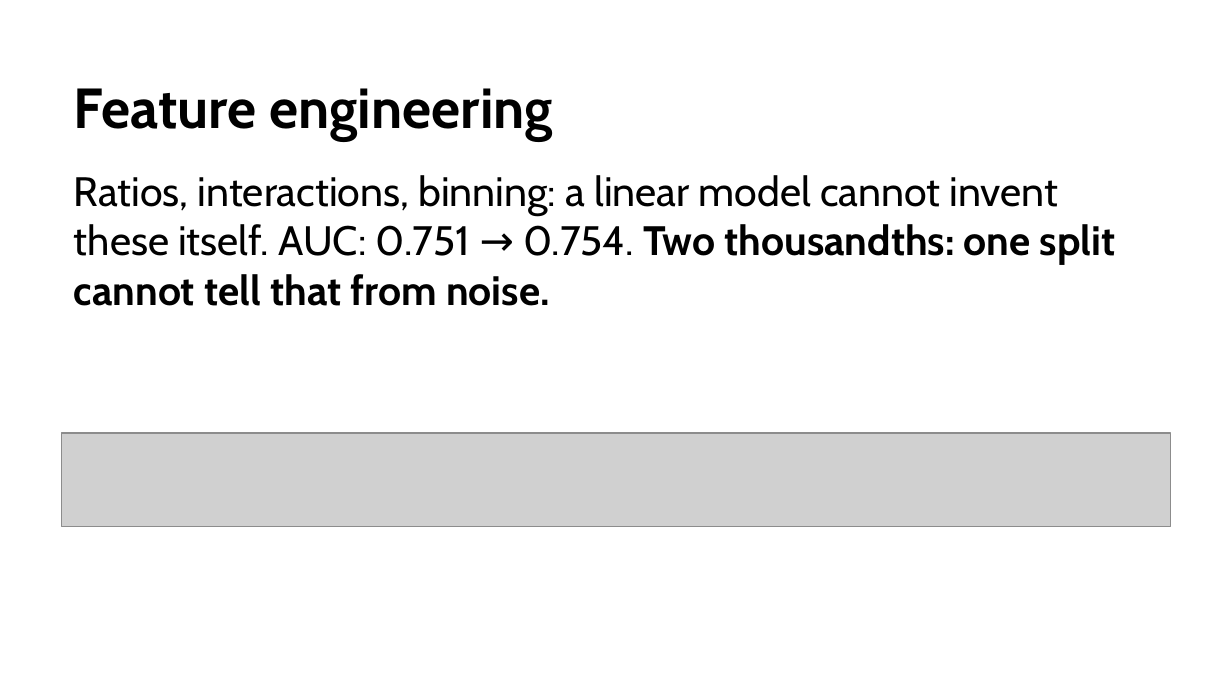
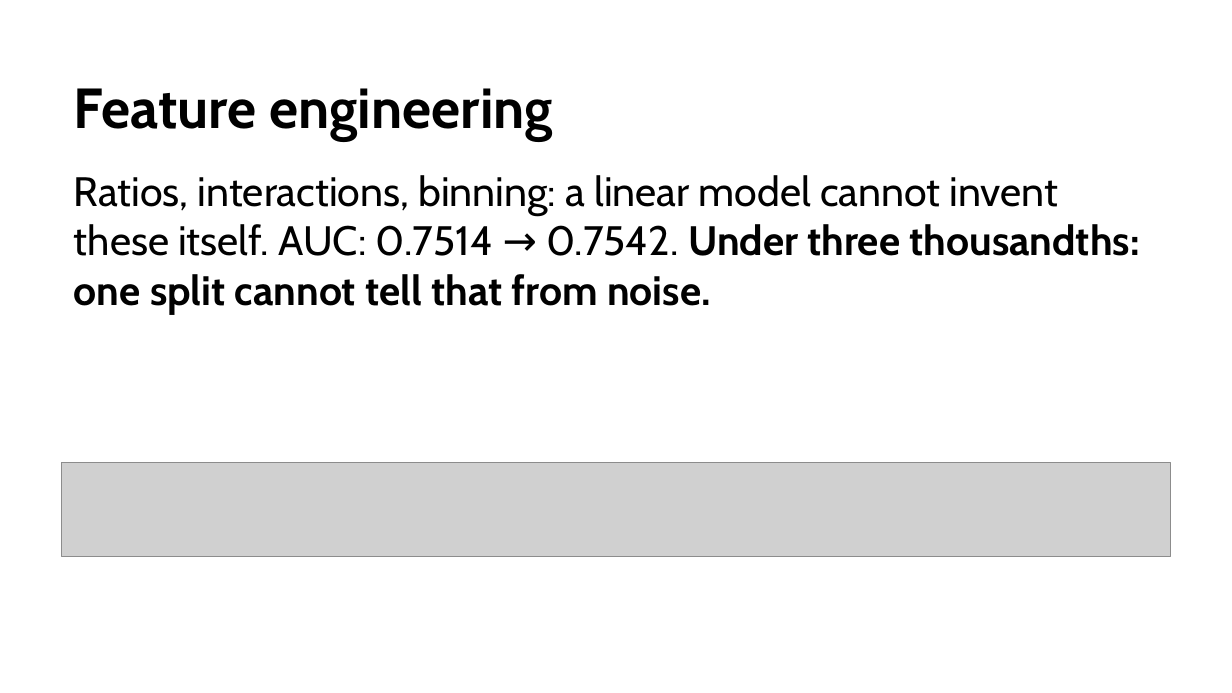
Before and after one commit to fabioantonini/technologies-for-artificial-intelligence, a slide deck: slide 41 of Lessons/02_data_exploration_and_preparation/Slides/data_exploration_and_preparation_slides.pptx. Drawn at 1232x693 pixels with LibreOffice and Linux fonts; fonts in the diff are those of the drawing; grey boxes stand for pictures; background and template pictures are left out. Boxes give left, top, right and bottom in pixels: in the first picture for what was removed or moved away, otherwise in the second. Text is boxed around its words. In the diff, an @@ line names an element or a change of style, - is before the commit and + after.

Commit message:
Quote the engineered feature's gain at a precision that survives it
Section 7 said the AUC moved "from 0.751 to 0.754 — two thousandths",
which is two roundings pointing opposite ways: printed at three decimals
the numbers look 0.003 apart, and the prose called the same gap two. It
is 0.7514 to 0.7542, +0.0028, and both artefacts now say so. Notebook 2
prints four decimals and the difference itself rather than leaving it to
be subtracted.

Checking it turned up something worth knowing. worked_examples.py runs
on the host, where scikit-learn is 1.9.0 and numpy 2.5.2, while the
notebooks and the shipped image are pinned at 1.3.1 and 1.26.4. The same
fit gives 0.751401 in the image and 0.751528 on the host: the fourth
decimal of an AUC does not travel between the two stacks. The difference
does — +0.002788 against +0.002814 — which is why section 7's claim is
about a gap, and why the new checks pin the gap tightly and the levels
loosely, with the reason written next to them.

100 numbers now.

```diff
--- a/Lessons/02_data_exploration_and_preparation/Slides/data_exploration_and_preparation_slides.pptx
+++ b/Lessons/02_data_exploration_and_preparation/Slides/data_exploration_and_preparation_slides.pptx
@@ text at (x1=74, y1=175, x2=1139, y2=315): text changed @@
-Ratios, interactions, binning: a linear model cannot invent these itself. AUC: 0.751 → 0.754. Two thousandths: one split cannot tell that from noise.
+Ratios, interactions, binning: a linear model cannot invent these itself. AUC: 0.7514 → 0.7542. Under three thousandths: one split cannot tell that from noise.
@@ picture moved from (x1=62, y1=432, x2=1170, y2=526) to (x1=62, y1=462, x2=1170, y2=556) @@
```
Also in this commit, not shown: 7 other files.
